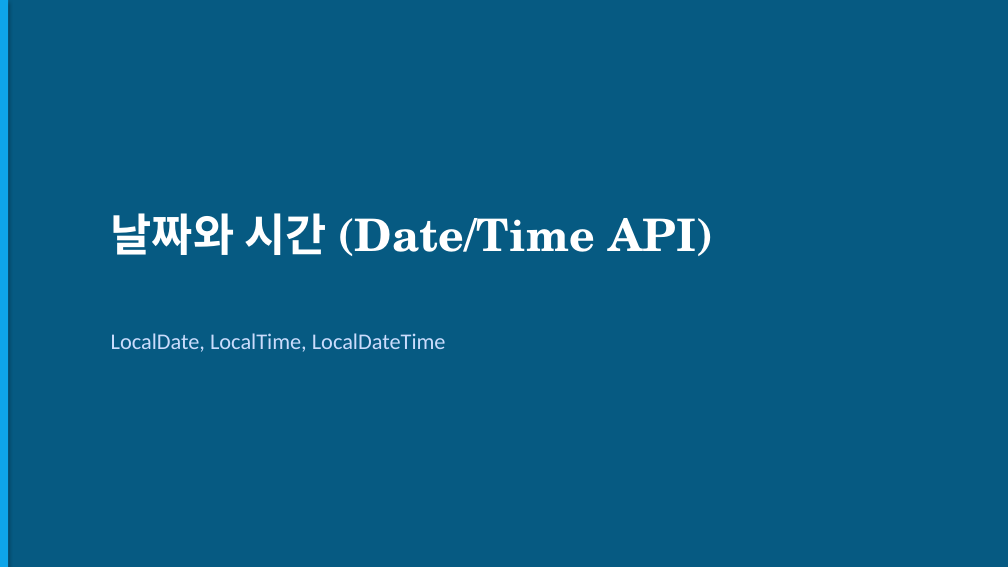
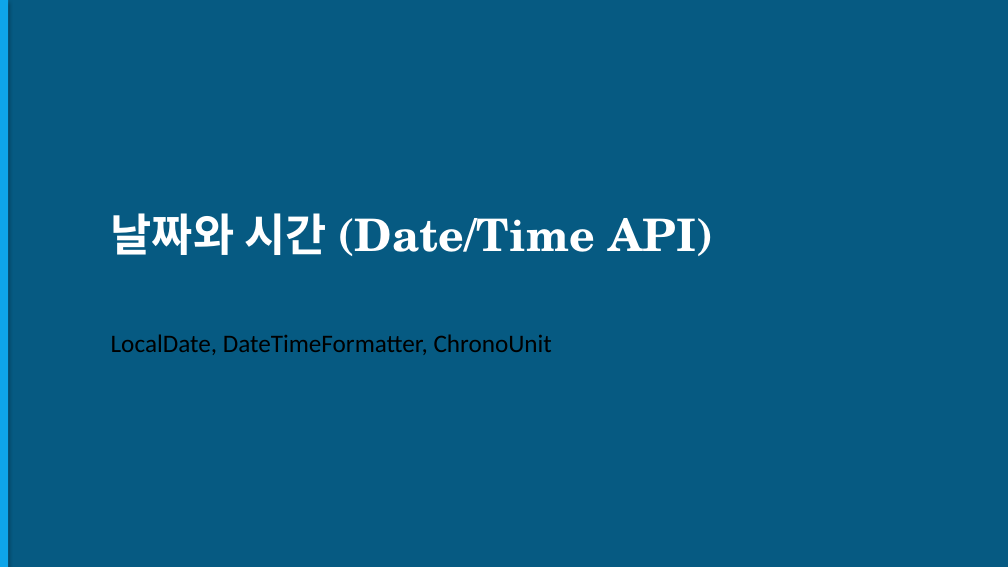
Before and after one commit to gbox3d/java_study, a slide deck: slide 8 of docs/Week05_ExceptionHandling.pptx. Drawn at 1008x567 pixels with LibreOffice and Linux fonts; fonts in the diff are those of the drawing. Boxes give left, top, right and bottom in pixels: in the first picture for what was removed or moved away, otherwise in the second. Text is boxed around its words. In the diff, an @@ line names an element or a change of style, - is before the commit and + after.

```diff
--- a/docs/Week05_ExceptionHandling.pptx
+++ b/docs/Week05_ExceptionHandling.pptx
@@ text at (111, 334, 552, 355): text changed; size 16 to 18 pt; text colour #CADCFC to #000000 @@
-LocalDate, LocalTime, LocalDateTime
+LocalDate, DateTimeFormatter, ChronoUnit
```
Also in this commit, not shown: 10 other slides changed, 1 slide added, 1 slide removed, 16 other files.
